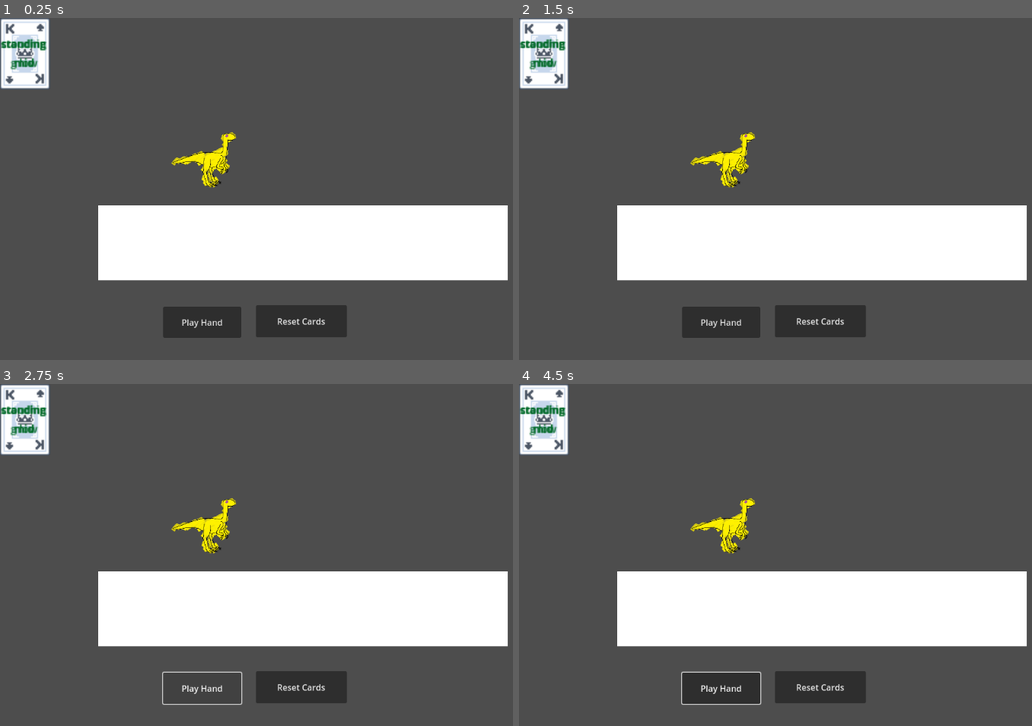
Above: before the commit, frames 1-4 (two rows, left to right).
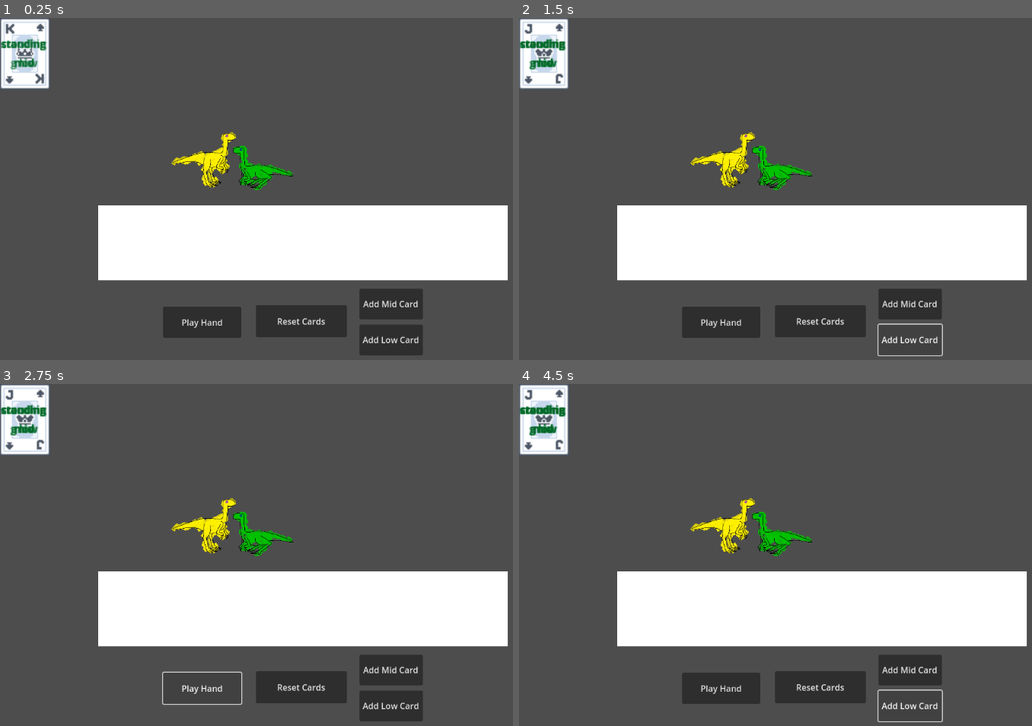
Above: after the commit, the same moments.

Repository: stellarinrin/dinosaur_fighting_card_game
Game: Godot game, scene res://game.tscn
The game is run twice, just before and just after one commit, with the same random seed, the same clock (stepped at 60 frames per second) and the same inputs.
Inputs (mouse positions are in pixels of both pictures, inside the frame that each line leads up to):
- Up to frame 1 (0.25 s): no input
- Up to frame 2 (1.5 s): click (908, 305) at 0.5 s, where only the run after the commit has a clickable "Add Mid Card"; click (908, 339) at 1.25 s, where only the run after the commit has a clickable "Add Low Card"
- Up to frame 3 (2.75 s): click "Play Hand" at 2 s
- Up to frame 4 (4.5 s): click "Play Hand" at 2.75 s; click (908, 671) at 3.5 s, where only the run after the commit has a clickable "Add Mid Card"; click (908, 705) at 4.25 s, where only the run after the commit has a clickable "Add Low Card"

The runs differ from the first frame. In frame 1, 2.6% of the frame differs, in the area x 45-83%, y 37-99%; in frame 2, 2.1%; in frame 3, 2.9%, in the area x 0-83%, y 1-99%; in frame 4, 2.4%.
Error in both runs: Invalid access to property or key 'move_index' on a base object of type 'Nil'. (res://scripts/states/parse_card.gd:10)

Commit message:
Add card instantiate button and enemy png dummy

Diff:
--- a/dinosaur_fighting_card_game/game.gd
+++ b/dinosaur_fighting_card_game/game.gd
@@ -5,6 +5,8 @@
 @onready var combo : Array
 @onready var isHandPlayed : bool = false
 @onready var isAnimationFinished : bool = true
+@onready var standing_mid_card = preload("res://scenes/card-standing-mid.tscn")
+@onready var crouching_low_card = preload("res://scenes/card-crouching-low.tscn")
 
 func _ready() -> void:
 	# Initialise the state machine, passing a reference of the player to the states,
@@ -21,3 +23,13 @@
 
 func _on_animation_finished() -> void:
 	isAnimationFinished = true
+
+
+func _on_add_mid_card_button_down() -> void:
+	var instance = standing_mid_card.instantiate()
+	add_child(instance)
+
+
+func _on_add_low_card_button_down() -> void:
+	var instance = crouching_low_card.instantiate()
+	add_child(instance)
--- a/dinosaur_fighting_card_game/game.tscn
+++ b/dinosaur_fighting_card_game/game.tscn
@@ -11,6 +11,7 @@
 [ext_resource type="Script" uid="uid://bmqc37vg5el4c" path="res://failure.gd" id="6_i0vdo"]
 [ext_resource type="Script" uid="uid://btlamgnmd4thu" path="res://scripts/states/success.gd" id="7_avx0k"]
 [ext_resource type="PackedScene" uid="uid://dtbl6tu7720f6" path="res://scenes/player_character.tscn" id="10_eginm"]
+[ext_resource type="Texture2D" uid="uid://bqimbco8ox5o8" path="res://assets/character-dinosaur-test-crouching.png" id="10_lc2xo"]
 [ext_resource type="Texture2D" uid="uid://dudl6ru5kwjxn" path="res://assets/card_assets/card_ground_low.png" id="12_iotsf"]
 
 [sub_resource type="RectangleShape2D" id="RectangleShape2D_e2o6t"]
@@ -105,6 +106,26 @@
 offset_bottom = 606.0
 text = "Play Hand"
 
+[node name="AddMidCard" type="Button" parent="UI"]
+offset_left = 681.0
+offset_top = 513.0
+offset_right = 801.0
+offset_bottom = 571.0
+text = "Add Mid Card"
+
+[node name="AddLowCard" type="Button" parent="UI"]
+offset_left = 681.0
+offset_top = 581.0
+offset_right = 801.0
+offset_bottom = 639.0
+text = "Add Low Card"
+
+[node name="CharacterDinosaurTestCrouching" type="Sprite2D" parent="UI"]
+modulate = Color(2.117753e-06, 0.80588436, 0.7920013, 1)
+position = Vector2(497.99997, 284)
+scale = Vector2(-0.24, 0.24)
+texture = ExtResource("10_lc2xo")
+
 [node name="Stage" type="Node2D" parent="."]
 
 [node name="PlayerCharacter" parent="Stage" instance=ExtResource("10_eginm")]
@@ -126,3 +147,5 @@
 [connection signal="area_entered" from="ComboBox/ColorRect/ComboBoxArea" to="ComboBox/ColorRect/ComboBoxContainer" method="_on_combo_box_area_entered"]
 [connection signal="button_down" from="UI/ResetCards" to="ComboBox/ColorRect/ComboBoxContainer" method="_on_reset_cards_button_down"]
 [connection signal="button_down" from="UI/PlayHand" to="." method="_on_play_hand_button_down"]
+[connection signal="button_down" from="UI/AddMidCard" to="." method="_on_add_mid_card_button_down"]
+[connection signal="button_down" from="UI/AddLowCard" to="." method="_on_add_low_card_button_down"]
--- /dev/null
+++ b/dinosaur_fighting_card_game/scenes/card-crouching-low.tscn
@@ -0,0 +1,11 @@
+[gd_scene load_steps=4 format=3 uid="uid://b5t3yyx6sirng"]
+
+[ext_resource type="PackedScene" uid="uid://bkii041wwh5sn" path="res://scenes/card.tscn" id="1_vik01"]
+[ext_resource type="Texture2D" uid="uid://dudl6ru5kwjxn" path="res://assets/card_assets/card_ground_low.png" id="2_rg3ew"]
+[ext_resource type="Resource" uid="uid://csha2fu8k3ssa" path="res://resources/crouching_low.tres" id="3_trbpp"]
+
+[node name="Card" instance=ExtResource("1_vik01")]
+card_texture = ExtResource("2_rg3ew")
+card_text = "crouching low"
+move_index = 2
+move_attributes = ExtResource("3_trbpp")
--- /dev/null
+++ b/dinosaur_fighting_card_game/scenes/card-standing-mid.tscn
@@ -0,0 +1,7 @@
+[gd_scene load_steps=2 format=3 uid="uid://npd8c1t4ms8o"]
+
+[ext_resource type="PackedScene" uid="uid://bkii041wwh5sn" path="res://scenes/card.tscn" id="1_smffo"]
+
+[node name="Card" instance=ExtResource("1_smffo")]
+card_text = "standing mid"
+move_index = 1
Not shown: 1 places in dinosaur_fighting_card_game/game.tscn that only renumber resources
